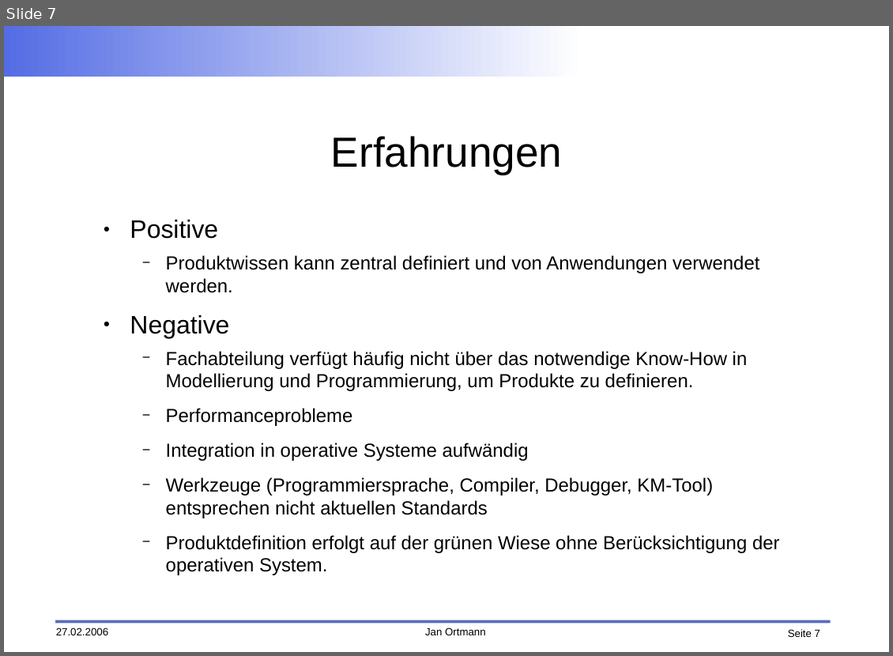
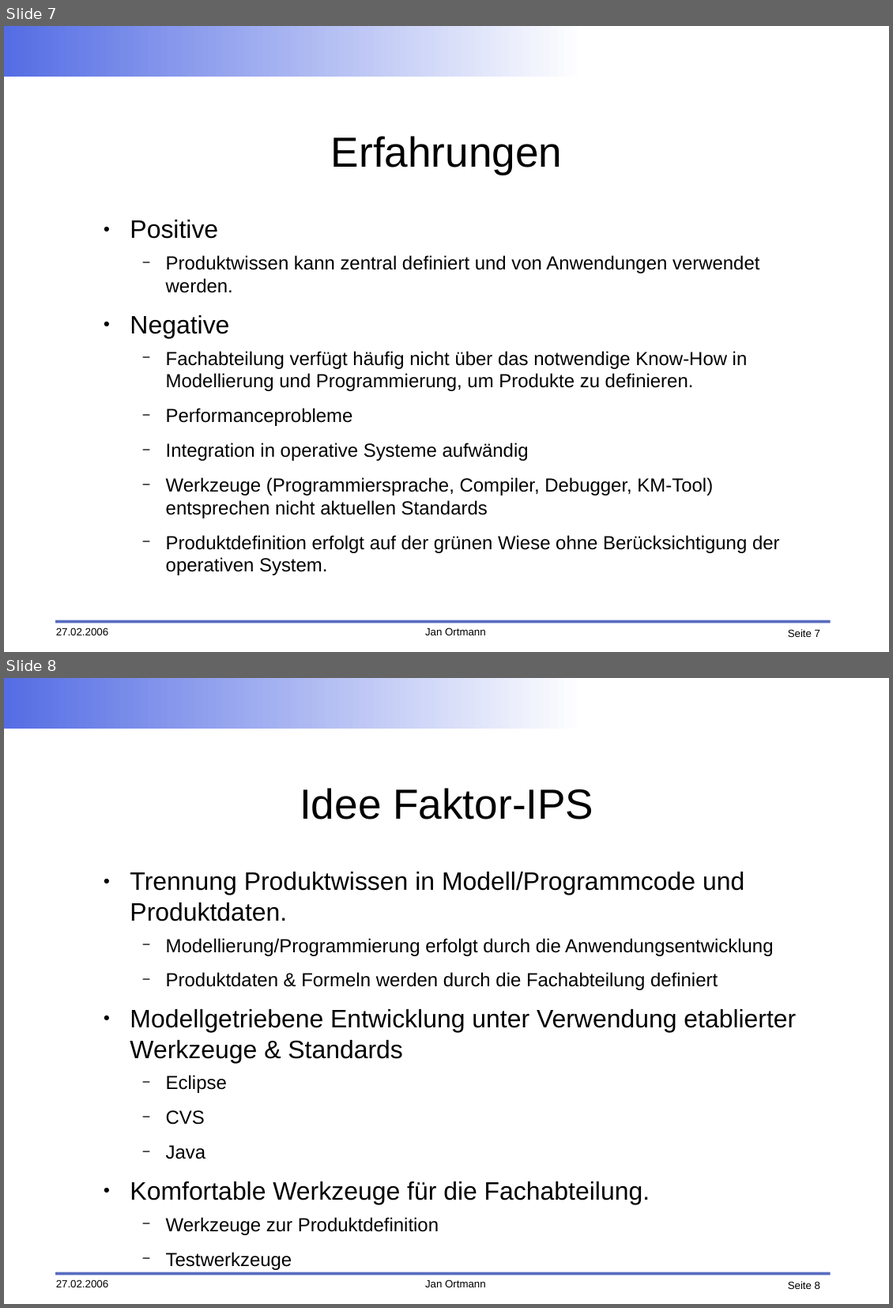
Before and after one commit to faktorips/faktorips.base, a slide deck: org.faktorips.doc/presentations/FaktorIPS-AnsaetzeProduktsysteme.odp. Shown one above the other, each under a label of ours: slide 7 before the commit, slides 7 and 8 after it. The pictures are 893x656 and 893x1308 pixels, drawn with LibreOffice and Linux fonts; fonts in the diff are those of the drawing; background and template pictures are left out. Boxes give left, top, right and bottom in pixels: in the first picture for what was removed or moved away, otherwise in the second. Text is boxed around its words. In the diff, an @@ line names an element or a change of style, - is before the commit and + after.

```diff
--- a/org.faktorips.doc/presentations/FaktorIPS-AnsaetzeProduktsysteme.odp
+++ b/org.faktorips.doc/presentations/FaktorIPS-AnsaetzeProduktsysteme.odp
@@ slide 8 added at bbox=[4, 678, 889, 1304], background #FFFFFF; not listed: 5 template elements that a slide beside it also shows @@
@@ title added at bbox=[299, 788, 593, 819], 40 pt, text #000000 @@
+Idee Faktor-IPS
@@ text added at bbox=[130, 872, 796, 1270], 18 pt, text #000000 @@
+● Trennung Produktwissen in Modell/Programmcode und Produktdaten.
+  − Modellierung/Programmierung erfolgt durch die Anwendungsentwicklung
+  − Produktdaten & Formeln werden durch die Fachabteilung definiert
+● Modellgetriebene Entwicklung unter Verwendung etablierter Werkzeuge & Standards
+  − Eclipse
+  − CVS
+  − Java
+● Komfortable Werkzeuge für die Fachabteilung.
+  − Werkzeuge zur Produktdefinition
+  − Testwerkzeuge
```
Also in this commit, not shown: 2 slides changed, 2 other slides added, 2 slides removed, 26 other files.
